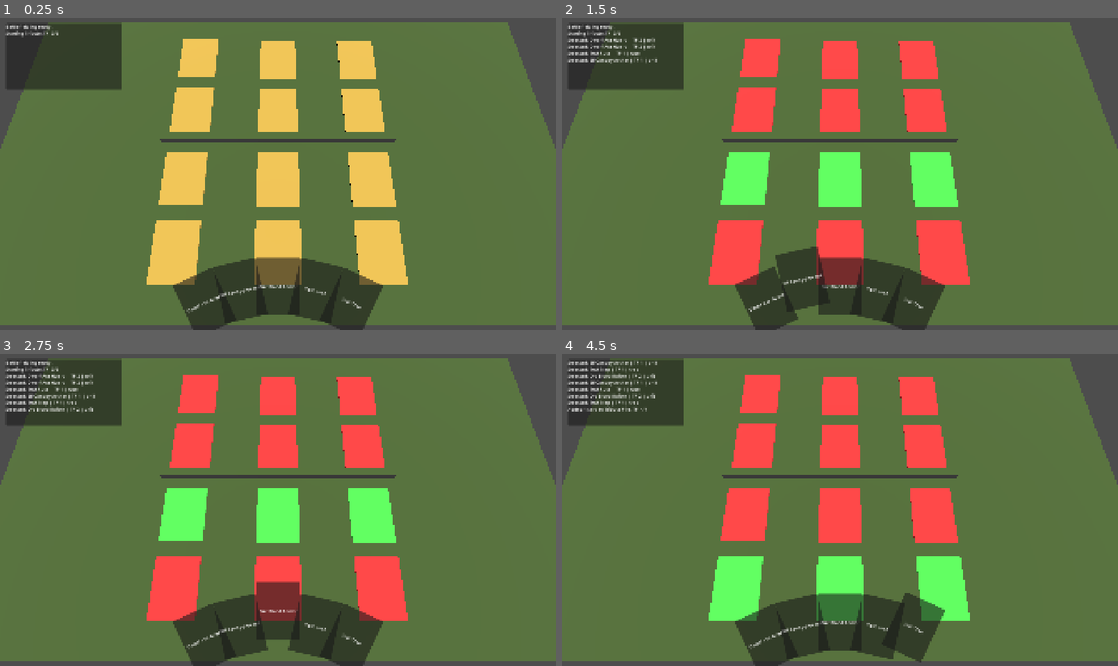
Above: before the commit, frames 1-4 (two rows, left to right).
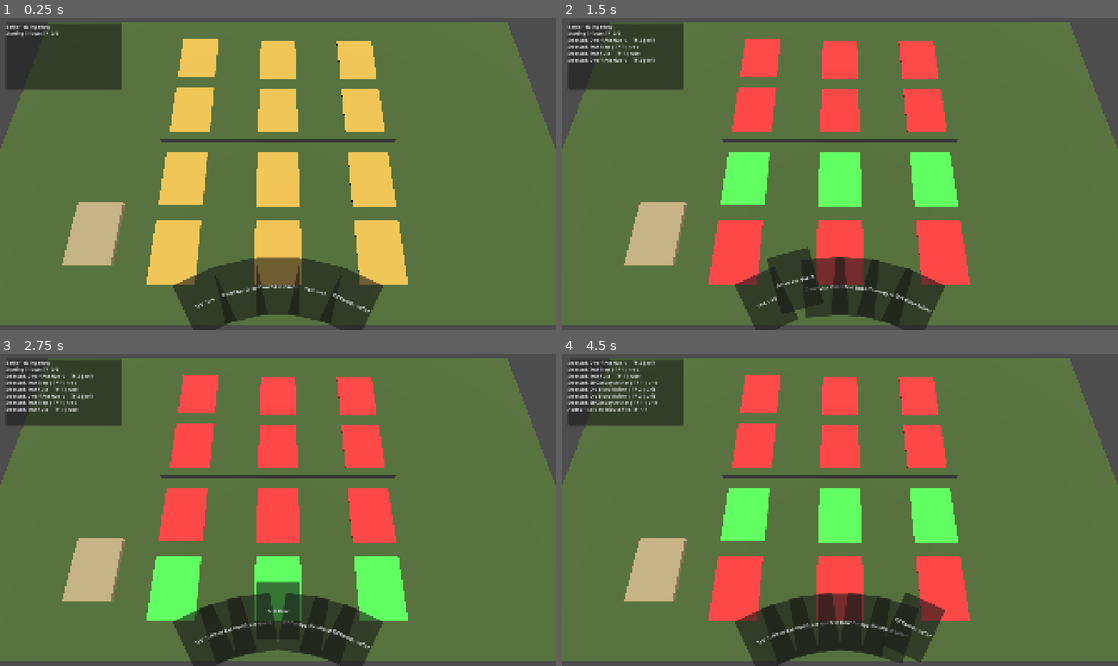
Above: after the commit, the same moments.

Repository: Drozmog/Legions-of-Valor
Game: Godot game, scene res://battlefield/battlefield_3d.tscn
The game is run twice, just before and just after one commit, with the same random seed, the same clock (stepped at 60 frames per second) and the same inputs.
Inputs (mouse positions are in pixels of both pictures, inside the frame that each line leads up to):
- Up to frame 1 (0.25 s): no input
- Up to frame 2 (1.5 s): tap Enter at 0.5 s; move the mouse to (767, 301) at 0.52 s; hold D 0.53-1.28 s; tap 1 at 0.6 s; click (767, 301) at 0.67 s; tap Space at 1.25 s; move the mouse to (801, 289) at 1.27 s; tap 2 at 1.35 s; click (801, 289) at 1.42 s
- Up to frame 3 (2.75 s): tap Enter at 2 s; move the mouse to (278, 622) at 2.02 s; hold D from 2.03 s (still down); tap 3 at 2.1 s; click (278, 622) at 2.17 s
- Up to frame 4 (4.5 s): tap Space at 2.75, 4.25 s; move the mouse to (878, 625) at 2.77 s; tap 4 at 2.85 s; click (878, 625) at 2.92 s; tap Enter at 3.5 s; move the mouse to (912, 637) at 3.52 s; release D at 3.53 s; tap 5 at 3.6 s; click (912, 637) at 3.67 s; move the mouse to (673, 463) at 4.27 s; tap T at 4.35 s; click (673, 463) at 4.42 s

The runs differ from the first frame. In frame 1, 2.0% of the frame differs, in the area x 11-67%, y 59-95%; in frame 2, 2.9%; in frame 3, 12%; in frame 4, 12%, in the area x 5-74%, y 2-99%.

Commit message:
added deck pile

Diff:
--- a/battlefield/BattlefieldManager.gd
+++ b/battlefield/BattlefieldManager.gd
@@ -17,12 +17,14 @@
 var has_selected_card: bool = false
 
 @export var hand: HandUI
+@export var draw_pile: DrawPile
 
 func _ready() -> void:
 	connect_all_slots()
 	hand.card_selected.connect(_on_hand_card_selected)
 	hand.card_cleared.connect(_on_hand_card_cleared)
 	tribute_manager.add_tribute(3)
+	draw_pile.pile_clicked.connect(_on_draw_pile_clicked)
 	log_msg("Starting Tribute: " + tribute_manager.get_status_text())
 
 
@@ -41,6 +43,9 @@
 
 func _on_hand_card_cleared() -> void:
 	cancel_selected_card()
+
+func _on_draw_pile_clicked() -> void:
+	hand.draw_card()
 
 func _input(event: InputEvent) -> void:
 	if event is InputEventKey and event.pressed:
@@ -69,6 +74,9 @@
 		if event.keycode == KEY_Y:
 			tribute_manager.refresh_tribute_points()
 			log_msg("Tribute refreshed. " + tribute_manager.get_status_text())
+
+		if event.keycode == KEY_D:
+			hand.draw_card()
 
 
 func select_card(card_data: CardData) -> void:
--- /dev/null
+++ b/battlefield/DrawPile.gd
@@ -0,0 +1,29 @@
+class_name DrawPile
+extends Node3D
+
+signal pile_clicked
+@export var card_count: int = 15
+@export var card_thickness: float = 0.005
+
+@onready var click_area: Area3D = $ClickArea
+
+func _ready() -> void:
+	build_stack()
+	click_area.input_ray_pickable = true
+	click_area.input_event.connect(_on_click_area_input_event)
+
+func build_stack() -> void:
+	var mesh := BoxMesh.new()
+	mesh.size = Vector3(1.02, card_thickness, 1.34)
+	var mat := StandardMaterial3D.new()
+	mat.albedo_color = Color(0.82, 0.74, 0.55) 	# dark card-back colour
+	for i in range(card_count):
+		var card := MeshInstance3D.new()
+		card.mesh = mesh
+		card.material_override = mat
+		card.position = Vector3(0, (i * card_thickness + 0.004), 0)   # stack upward
+		add_child(card)
+
+func _on_click_area_input_event(_camera: Node, event: InputEvent, _event_position: Vector3, _normal: Vector3, _shape_idx: int) -> void:
+	if event is InputEventMouseButton and event.button_index == MOUSE_BUTTON_LEFT and event.pressed:
+		pile_clicked.emit()
--- a/battlefield/battlefield_3d.tscn
+++ b/battlefield/battlefield_3d.tscn
@@ -5,6 +5,7 @@
 [ext_resource type="Script" uid="uid://mrjpnlt8klf1" path="res://battlefield/GameLog.gd" id="3_rdvt6"]
 [ext_resource type="Script" uid="uid://do8rfvsttcccj" path="res://battlefield/TributeManager.gd" id="4_rn43s"]
 [ext_resource type="Script" uid="uid://brfudyn18b5kf" path="res://ui/Hand.gd" id="5_yr2pt"]
+[ext_resource type="Script" uid="uid://d3gtu3v3ewks1" path="res://battlefield/DrawPile.gd" id="6_do6fa"]
 
 [sub_resource type="PlaneMesh" id="PlaneMesh_lmsbs"]
 size = Vector2(14, 8)
@@ -32,9 +33,13 @@
 [sub_resource type="BoxShape3D" id="BoxShape3D_lmsbs"]
 size = Vector3(1.02, 0.02, 1.34)
 
-[node name="Battlefield3D" type="Node3D" unique_id=1594429578 node_paths=PackedStringArray("hand")]
+[sub_resource type="BoxShape3D" id="BoxShape3D_do6fa"]
+size = Vector3(1.02, 0.5, 1.34)
+
+[node name="Battlefield3D" type="Node3D" unique_id=1594429578 node_paths=PackedStringArray("hand", "draw_pile")]
 script = ExtResource("1_a265j")
 hand = NodePath("UI/Hand")
+draw_pile = NodePath("DrawPile")
 
 [node name="BoardPlane" type="MeshInstance3D" parent="." unique_id=1652894338]
 visible = false
@@ -345,3 +350,12 @@
 grow_vertical = 2
 mouse_filter = 2
 script = ExtResource("5_yr2pt")
+
+[node name="DrawPile" type="Node3D" parent="." unique_id=2072337119]
+transform = Transform3D(1, 0, 0, 0, 1, 0, 0, 0, 1, -4.0152125, 0.1, 2.19526)
+script = ExtResource("6_do6fa")
+
+[node name="ClickArea" type="Area3D" parent="DrawPile" unique_id=873756467]
+
+[node name="CollisionShape3D" type="CollisionShape3D" parent="DrawPile/ClickArea" unique_id=240919002]
+shape = SubResource("BoxShape3D_do6fa")
--- a/ui/Hand.gd
+++ b/ui/Hand.gd
@@ -9,6 +9,7 @@
 
 var cards: Array[Control] = []
 var selected_card: Control = null
+var deck: Array[CardData] = []
 signal card_selected(card: Control)
 signal card_cleared()
 
@@ -21,14 +22,27 @@
 ]
 
 func _ready() -> void:
-	for i in range(SAMPLE_CARDS.size()):
-		var card: CardUI = CARD_UI_SCENE.instantiate()
-		add_child(card)
-		cards.append(card)
-		card.setup(SAMPLE_CARDS[i])
-		card.mouse_entered.connect(_on_card_hovered.bind(card))
-		card.mouse_exited.connect(_on_card_unhovered.bind(card))
-		card.gui_input.connect(_on_card_gui_input.bind(card))
+	build_deck()
+	for i in range(5):
+		draw_card()
+
+func build_deck() -> void:
+	deck.clear()
+	for n in range(4):
+		deck.append_array(SAMPLE_CARDS)
+	deck.shuffle()
+
+func draw_card():
+	if deck.is_empty():
+		return
+	var data : CardData = deck.pop_back()
+	var card: CardUI = CARD_UI_SCENE.instantiate()
+	add_child(card)
+	cards.append(card)
+	card.setup(data)
+	card.mouse_entered.connect(_on_card_hovered.bind(card))
+	card.mouse_exited.connect(_on_card_unhovered.bind(card))
+	card.gui_input.connect(_on_card_gui_input.bind(card))
 	arrange_fan()
 
 func arrange_fan() -> void:
Not shown, added: battlefield/DrawPile.gd.uid
Binary file changed: cursors/hand_grab.png
Binary file changed: cursors/hand_open.png
Binary file changed: cursors/hand_point.png
